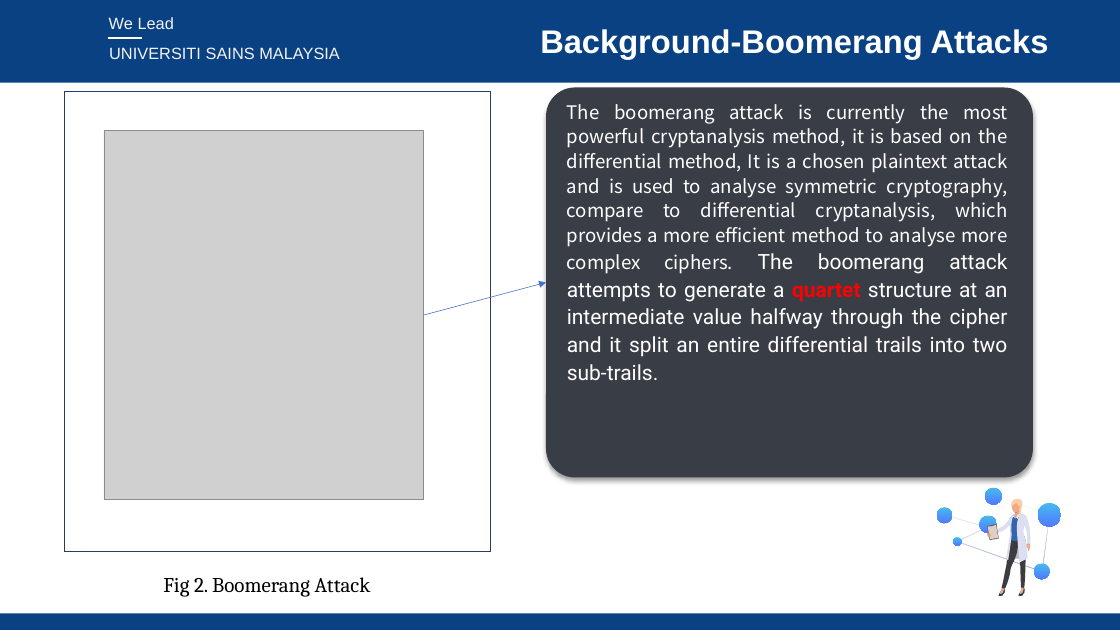
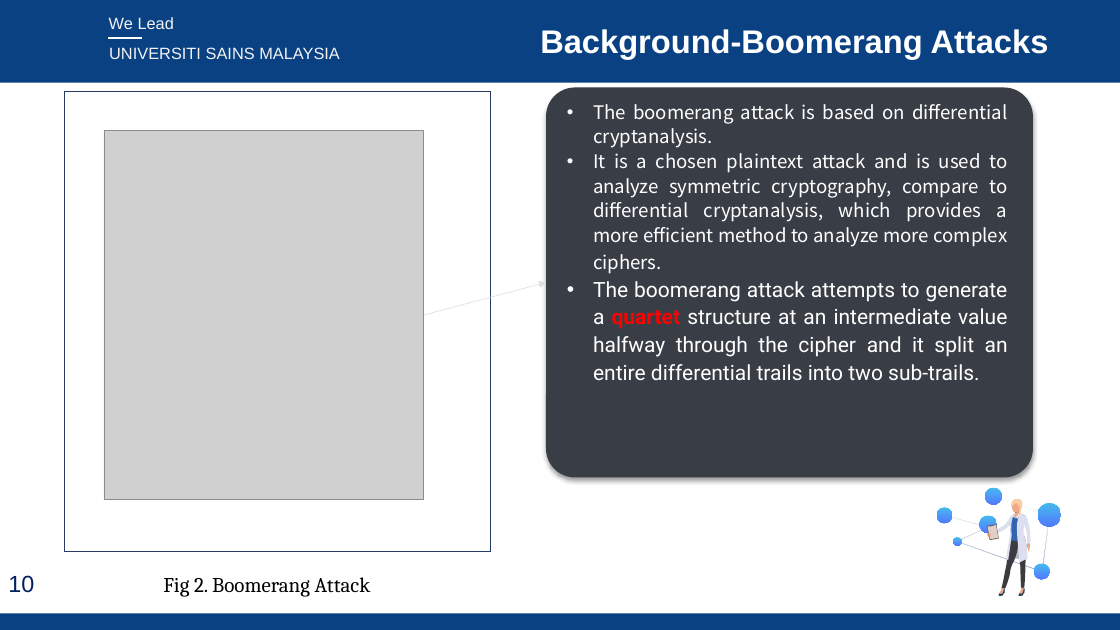
Before and after one commit to liyu0x/boomerang-KATAN, a slide deck: slide 10 of material/report.pptx (slide 11 before the commit). Drawn at 1120x630 pixels with LibreOffice and Linux fonts; fonts in the diff are those of the drawing; grey boxes stand for pictures; background and template pictures are left out. Boxes give left, top, right and bottom in pixels: in the first picture for what was removed or moved away, otherwise in the second. Text is boxed around its words. In the diff, an @@ line names an element or a change of style, - is before the commit and + after.

```diff
--- a/material/report.pptx
+++ b/material/report.pptx
@@ text at (593,104,1008,380): text changed @@
-The boomerang attack is currently the most powerful cryptanalysis method, it is based on the differential method, It is a chosen plaintext attack and is used to analyse symmetric cryptography, compare to differential cryptanalysis, which provides a more efficient method to analyse more complex ciphers. The boomerang attack attempts to generate a quartet structure at an intermediate value halfway through the cipher and it split an entire differential trails into two sub-trails.
+• The boomerang attack is based on differential cryptanalysis.
+• It is a chosen plaintext attack and is used to analyze symmetric cryptography, compare to differential cryptanalysis, which provides a more efficient method to analyze more complex ciphers.
+• The boomerang attack attempts to generate a quartet structure at an intermediate value halfway through the cipher and it split an entire differential trails into two sub-trails.
@@ arrow (424, 315) - (546, 282): stroke #4472C4 0.5 pt to #DDDDDD 0.5 pt @@
@@ page number added at (8,575,34,593), 20 pt, text #002060 @@
+10
```
Also in this commit, not shown: 16 other slides changed, 1 slide removed.
